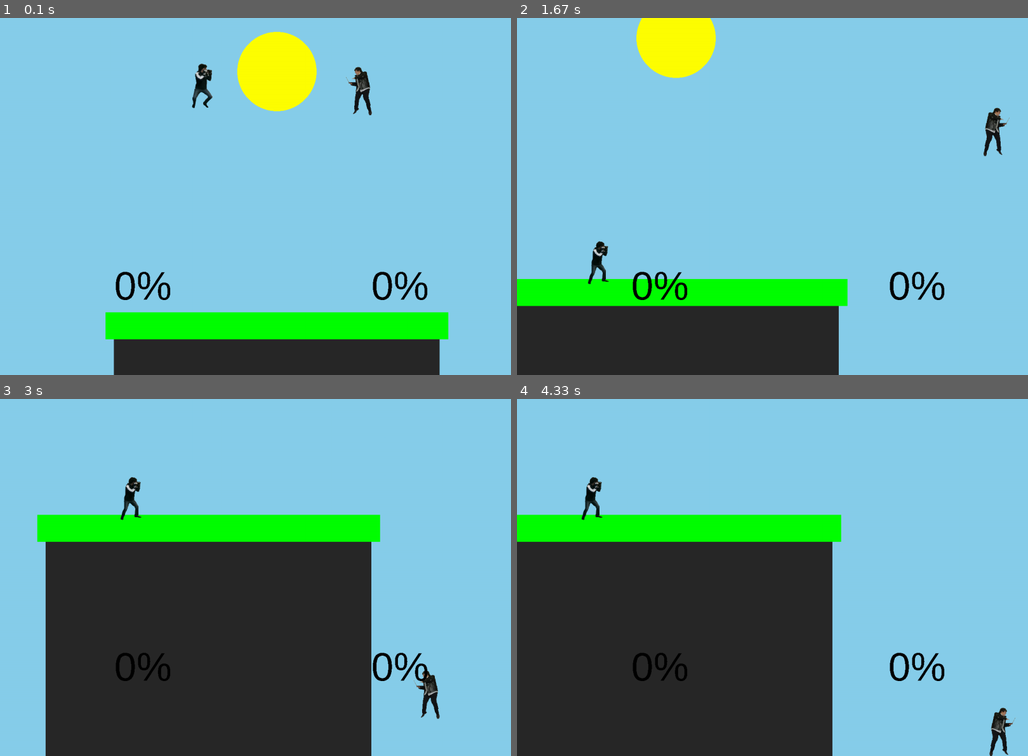
Above: before the commit, frames 1-4 (two rows, left to right).
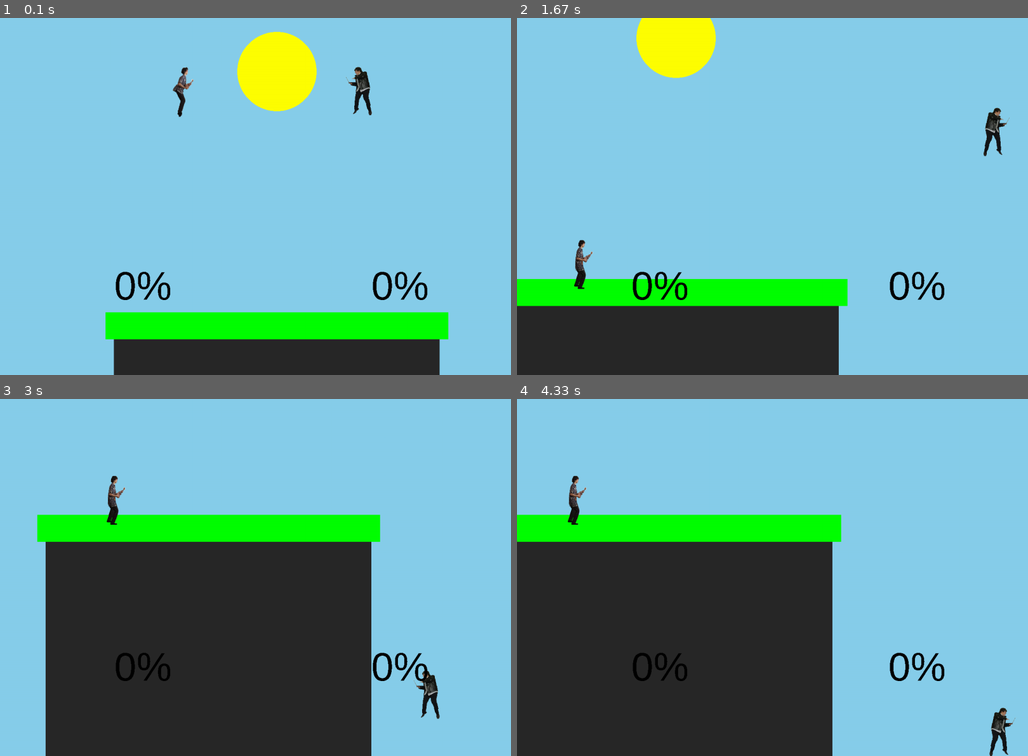
Above: after the commit, the same moments.

Repository: Isaac-Muscat/Pygame-Smash-Bros-Platformer
Game: pygame game, started from src/main.py
The game is run twice, just before and just after one commit, with the same random seed, the same clock (stepped at 60 frames per second) and the same inputs.
Inputs:
- Up to frame 1 (0.1 s): no input
- Up to frame 2 (1.67 s): hold Right 0.33-0.8 s; hold Up 0.83-1.13 s; hold Right 1.17-1.63 s
- Up to frame 3 (3 s): hold Left 1.67-2.2 s; hold Down 2.23-2.53 s; hold Left 2.57-2.97 s
- Up to frame 4 (4.33 s): hold Up 3-3.37 s; hold Right 3.4-4.03 s; hold Down from 4.07 s (still down)

The runs differ from the first frame. In frame 1, 0.5% of the frame differs, in the area x 33-42%, y 12-28%; in frame 2, 0.5%; in frame 3, 0.5%; in frame 4, 0.5%.

Commit message:
Added Lucas and Arend

Diff:
--- /dev/null
+++ b/src/gameobjects/players/arend.py
@@ -0,0 +1,101 @@
+from gameobjects.players.player import Player
+import physics.vector2 as vec
+import gameobjects.players.attacks as a
+import pygame
+import settings as s
+
+
+class Arend(Player):
+    def __init__(self, x, y, key_bindings, **settings):
+        settings['width']=45
+        settings['height']=90
+        super().__init__(x, y, key_bindings, **settings)
+        self.sprites = {'jump':pygame.image.load("gameobjects/players/sprites/Arend/a_Jump.png"),
+                        'walk':[pygame.image.load("gameobjects/players/sprites/Arend/a_Walk.png"), pygame.image.load("gameobjects/players/sprites/Arend/a_Stand.png")],
+                        'stand':pygame.image.load("gameobjects/players/sprites/Arend/a_Stand.png"),
+                        'forward_tilt':pygame.image.load("gameobjects/players/sprites/Arend/a_latk.png")}
+
+        self.frame_count = 0
+        self.time_between_frames = 10
+
+    def process_inputs(self, event_keys, keys):
+        for key in event_keys:
+            if key == self.key_bindings['up'] and self.jumps_left > 1 and self.frames_in_tumble == 0:
+                self.jumps_left -= 1
+                self.velocity.y = 0
+                self.add_force(self.jump_force)
+                self.grounded_on = None
+            if key == self.key_bindings['down'] and self.frames_in_tumble == 0:
+                self.velocity.y = 0
+                self.add_force(vec.multiply(self.jump_force, -0.5))
+
+            if key == self.key_bindings['attack'] and self.frames_in_tumble == 0 and self.attack_collider is None:
+                self.attack_collider = self.get_normal_attack()
+
+            if key == self.key_bindings['heavy'] and self.frames_in_tumble == 0 and self.attack_collider is None:
+                pass # self.attack_collider = self.get_heavy_attack()
+
+        if keys[self.key_bindings['left']] and self.velocity.x > -self.max_runspeed and self.frames_in_tumble == 0 and self.attack_collider is None:
+            if self.velocity.x > 0 and self.grounded_on:
+                run_force = vec.multiply(self.run_force, -5)
+            else:
+                run_force = vec.multiply(self.run_force, -1)
+            self.add_force(run_force)
+            self.direction_facing = -1
+
+        if keys[self.key_bindings['right']] and self.velocity.x < self.max_runspeed and self.frames_in_tumble == 0 and self.attack_collider is None:
+            if self.velocity.x < 0 and self.grounded_on:
+                run_force = vec.multiply(self.run_force, 5)
+            else:
+                run_force = self.run_force
+            self.add_force(run_force)
+            self.direction_facing = 1
+
+    def get_forward_tilt_attack(self):
+        offset_1 = vec.Vector2(0, -self.collider.height*0.5)
+        offset_2 = vec.Vector2(2*self.collider.width, -self.collider.height*0.1)
+        return a.NormalAttack(self.collider.center.x, self.collider.center.y, local_p1=offset_1, local_p2=offset_2)
+
+    # Put all logic for normal attacks here like tilt and arial attacks
+    def get_normal_attack(self):
+
+        # Put all tilt attacks here
+        if self.grounded_on:
+
+            if self.velocity.x != 0:
+                return self.get_forward_tilt_attack()
+
+            # Neutral tilt
+            else:
+                return self.get_forward_tilt_attack()
+
+
+        # Put all arial attacks here
+        else:
+
+            # TODO add arial attacks
+            return self.get_forward_tilt_attack() # TEMPORARY
+
+    def draw(self, screen):
+        if s.DEBUG: self.collider.draw_collider(screen, s.RED)
+        if self.attack_collider is not None:
+            self.image = self.sprites['forward_tilt']
+
+        # In the air
+        elif not self.grounded_on:
+            self.image = self.sprites['jump']
+        # Walking
+        elif round(self.velocity.x, 1) != 0:
+            self.image = self.sprites['walk'][self.frame_count//self.time_between_frames]
+            self.frame_count += 1
+            if self.frame_count >= self.time_between_frames*len(self.sprites['walk']):
+                self.frame_count = 0
+        # Stationary
+        else:
+            self.image = self.sprites['stand']
+
+        self.image = pygame.transform.scale(self.image, (90, 150))
+        # Change direction of sprites
+        if self.direction_facing == -1:
+            self.image = pygame.transform.flip(self.image, True, False)
+        screen.blit(self.image, [self.position.x-51, self.position.y-35])
--- a/src/scenes.py
+++ b/src/scenes.py
@@ -7,8 +7,10 @@
 import gameobjects.players.jonah as j
 import gameobjects.players.isaac as i
 import gameobjects.players.lucas as l
+import gameobjects.players.arend as ar
 from physics.collider2 import CircleCollider2, BoxCollider2
 import physics.vector2 as vec
+
 
 
 class Scene(object):
@@ -95,7 +97,7 @@
         self.offset = ((self.map_s[0] - s.s_s[0]) / 2, (self.map_s[1] - s.s_s[1]) / 2)
         self.buffer = pygame.surface.Surface(self.map_s)
 
-        self.players = [j.Jonah(self.map_s[0] * 0.4, self.map_s[1] * 0.1, s.p1_bindings),
+        self.players = [ar.Arend(self.map_s[0] * 0.4, self.map_s[1] * 0.1, s.p1_bindings),
                         l.Lucas(self.map_s[0] * 0.6, self.map_s[1] * 0.1, s.p2_bindings, direction_facing=-1)]
 
         self.obstacles = [
Binary file added: src/gameobjects/players/sprites/Arend/A_Stand.png
Binary file added: src/gameobjects/players/sprites/Arend/A_Walk.png
Binary file added: src/gameobjects/players/sprites/Arend/a_Jump.png
Binary file added: src/gameobjects/players/sprites/Arend/a_Latk.png
